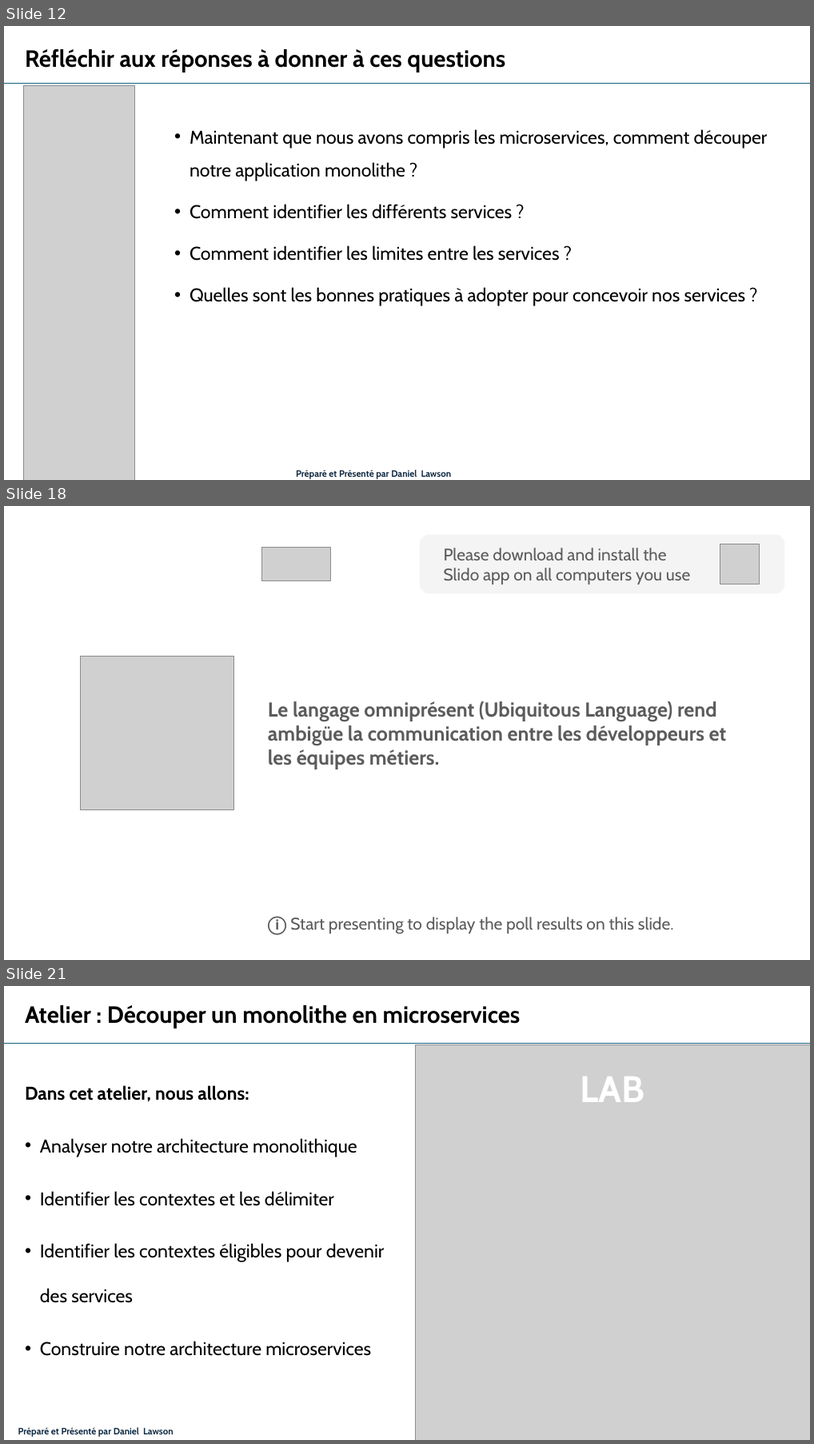
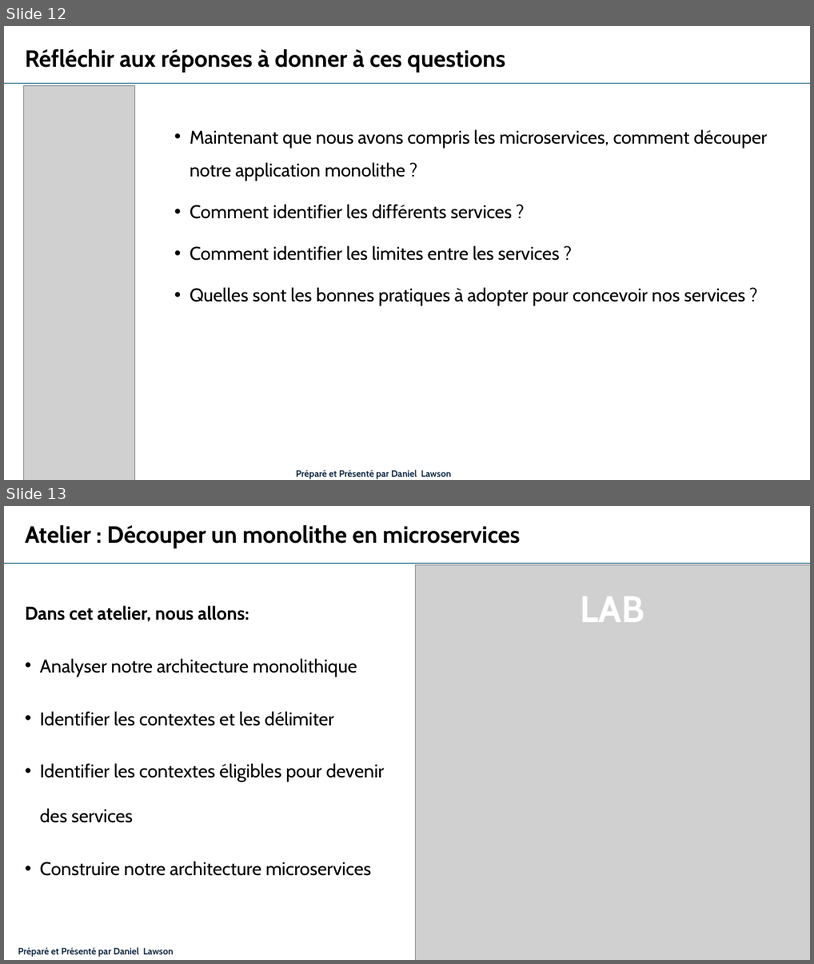
Before and after one commit to danylaws/microservices-course-efrei, a slide deck: Mod-2_Conception-des-microservices/Mod-2_Conception-des-microservices.pptx. Shown one above the other, each under a label of ours: slides 12, 18 and 21 before the commit, slides 12 and 13 after it; the slides between them are not shown. The pictures are 814x1444 and 814x964 pixels, drawn with LibreOffice and Linux fonts; fonts in the diff are those of the drawing; grey boxes stand for pictures. Boxes give left, top, right and bottom in pixels: in the first picture for what was removed or moved away, otherwise in the second. Text is boxed around its words. In the diff, an @@ line names an element or a change of style, - is before the commit and + after.

```diff
--- a/Mod-2_Conception-des-microservices/Mod-2_Conception-des-microservices.pptx
+++ b/Mod-2_Conception-des-microservices/Mod-2_Conception-des-microservices.pptx
@@ slide 18 removed at (4, 506, 810, 960), background #FFFFFF @@
@@ picture removed at (262, 547, 330, 582) @@
@@ rounded rectangle removed at (420, 535, 786, 593) @@
-Please download and install the Slido app on all computers you use
@@ picture removed at (720, 544, 759, 584) @@
@@ picture removed at (81, 656, 234, 809) @@
@@ rectangle removed at (262, 676, 746, 790) @@
-Le langage omniprésent (Ubiquitous Language) rend ambigüe la communication entre les développeurs et les équipes métiers.
@@ text removed at (268, 916, 674, 935) @@
-ⓘ Start presenting to display the poll results on this slide.
@@ what was slide 21 is now slide 13 @@
```
Also in this commit, not shown: 1 slide added, 7 other slides removed, 1 other file.
